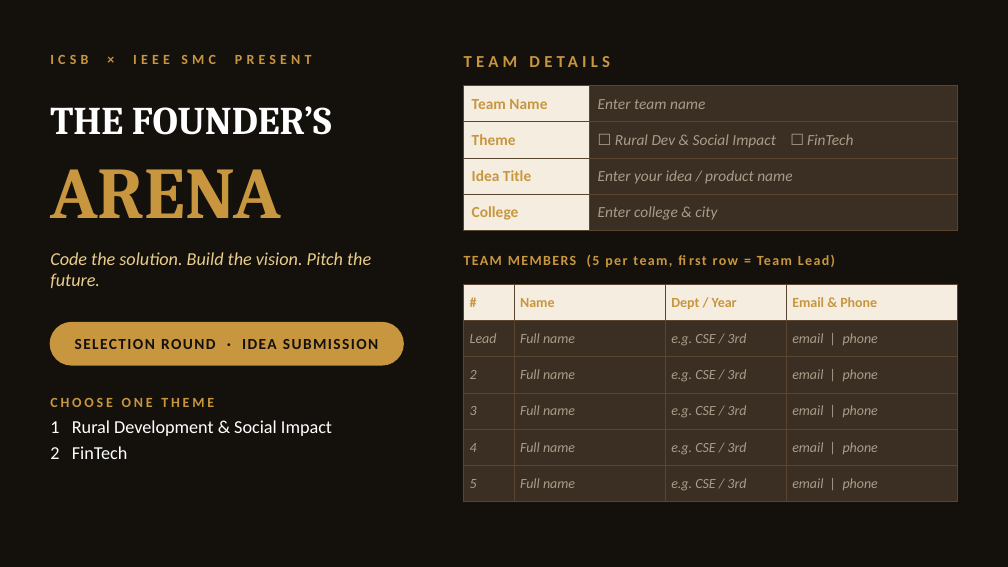
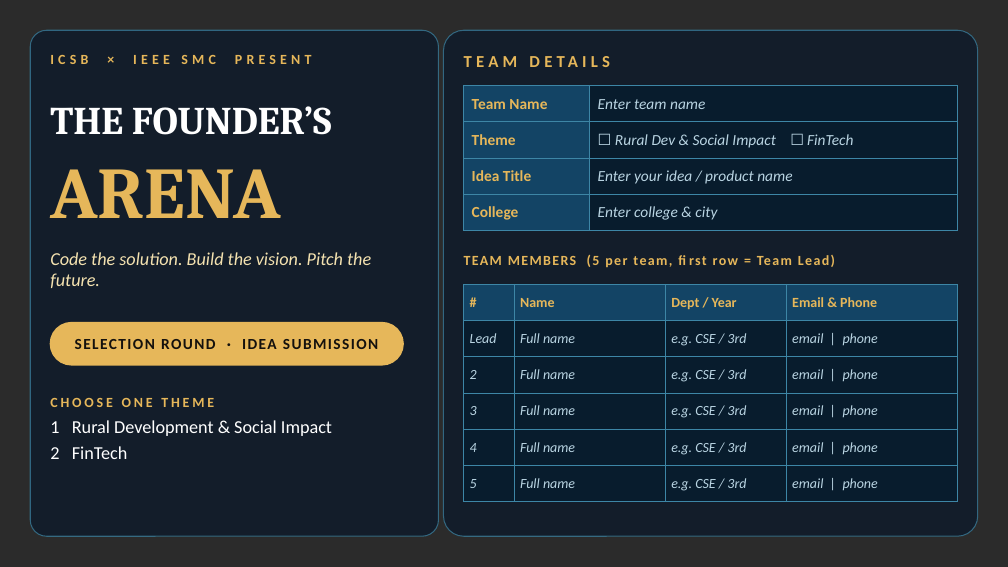
Before and after one commit to Vineethsn-007/FoundersArena, a slide deck: slide 1 of assets/Founders_Arena_Selection_Round_Template.pptx. Drawn at 1008x567 pixels with LibreOffice and Linux fonts; fonts in the diff are those of the drawing; background and template pictures are left out; a plain dark background stands for a picture behind light text. Boxes give left, top, right and bottom in pixels: in the first picture for what was removed or moved away, otherwise in the second. Text is boxed around its words. In the diff, an @@ line names an element or a change of style, - is before the commit and + after.

Commit message:
Update selection round PPT template file and Google Slides link

```diff
--- a/assets/Founders_Arena_Selection_Round_Template.pptx
+++ b/assets/Founders_Arena_Selection_Round_Template.pptx
@@ background #14110D to picture (left out) @@
@@ rounded rectangle added at [30, 30, 438, 536], fill #05152A at 62% opacity, outline #3D86A6 0.75 pt @@
@@ rounded rectangle added at [444, 30, 978, 536], fill #05152A at 62% opacity, outline #3D86A6 0.75 pt @@
@@ table at [464, 86, 958, 416] @@
@@ fill #F5EEE0 to #14486B at 92% opacity in 4 cells @@
@@ fill #3A2F22 to #071C2E at 86% opacity in 4 cells @@
@@ text colour #C8963E to #E6B75A in "Team Name", "Theme", "Idea Title", "College" @@
@@ text colour #A89C8A to #B9D4E2 in "Enter team name", "☐ Rural Dev & Social Impact ☐ ...", "Enter your idea / product name", "Enter college & city" @@
@@ borders changed @@
@@ text "Code the solution. Build the ..." at [50, 252, 371, 288]: text colour #E9CC8A to #F4E2B0 @@
@@ text colour #C8963E to #E6B75A in 4 elements at [50, 55, 312, 64], [50, 169, 281, 218], [464, 50, 958, 81], [464, 255, 835, 267] @@
@@ table at [464, 284, 958, 567] @@
@@ fill #F5EEE0 to #14486B at 92% opacity in row 1 @@
@@ fill #3A2F22 to #071C2E at 86% opacity in 20 cells @@
@@ text colour #C8963E to #E6B75A in "#", "Name", "Dept / Year", "Email & Phone" @@
@@ text colour #A89C8A to #B9D4E2 in "Lead", "Full name", "e.g. CSE / 3rd", "email | phone" and 16 more places @@
@@ borders changed @@
@@ rounded rectangle at [50, 323, 403, 365]: fill #C8963E to #E6B75A; outline #C8963E 1 pt to #E6B75A 1 pt @@
@@ text "CHOOSE ONE THEME" at [50, 398, 332, 459]: text colour #C8963E to #E6B75A in "CHOOSE ONE THEME"; less space between paragraphs; more space between paragraphs @@
```
Also in this commit, not shown: 2 other files.
